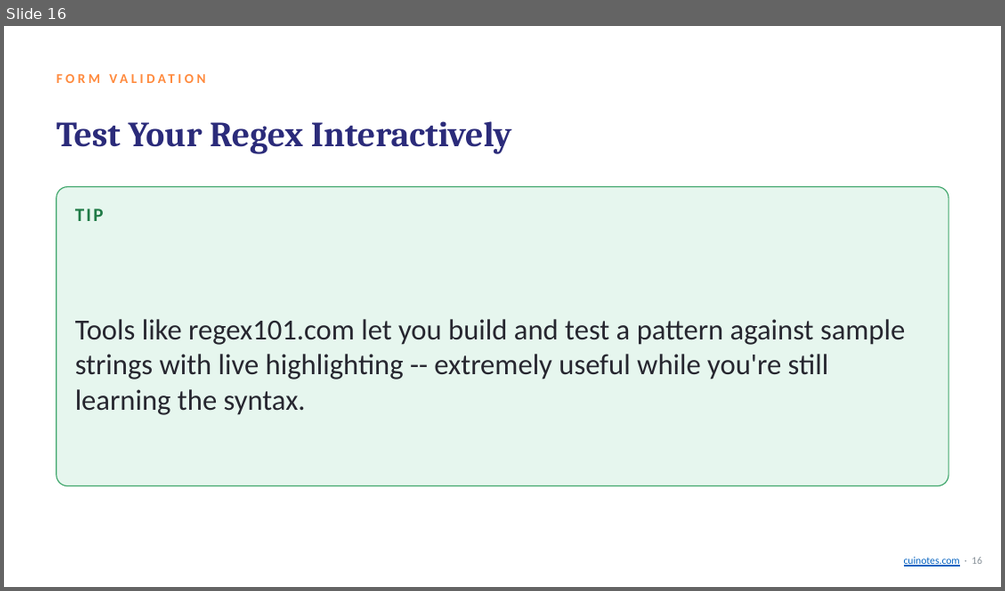
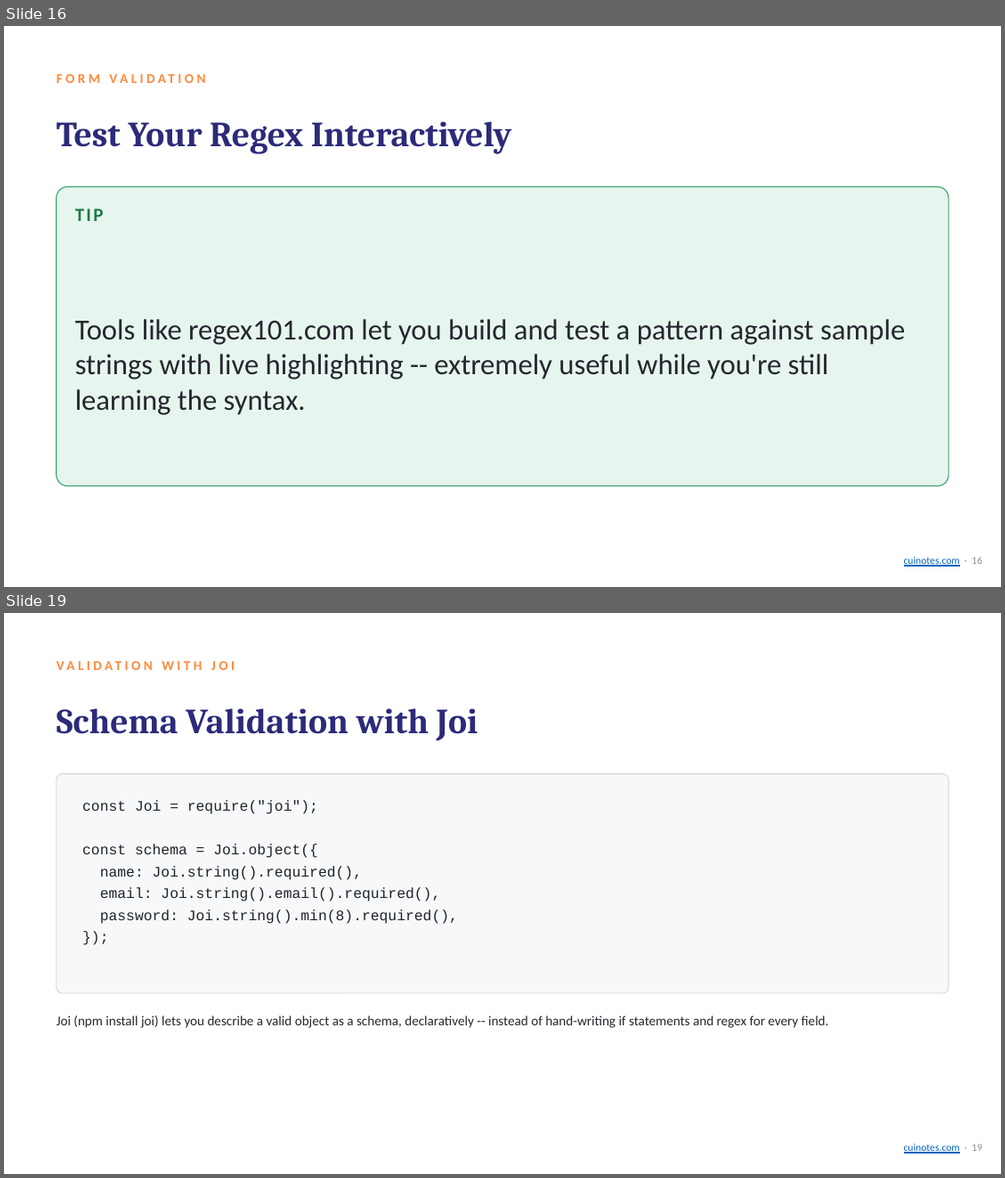
Before and after one commit to mua22/mern-web-book, a slide deck: slides/CSC336-Lecture-14-Regular-Expressions-and-JSON.pptx. Shown one above the other, each under a label of ours: slide 16 before the commit, slides 16 and 19 after it; the slides between them are not shown. The pictures are 1005x591 and 1005x1178 pixels, drawn with LibreOffice and Linux fonts; fonts in the diff are those of the drawing. Boxes give left, top, right and bottom in pixels: in the first picture for what was removed or moved away, otherwise in the second. Text is boxed around its words. In the diff, an @@ line names an element or a change of style, - is before the commit and + after.

```diff
--- a/slides/CSC336-Lecture-14-Regular-Expressions-and-JSON.pptx
+++ b/slides/CSC336-Lecture-14-Regular-Expressions-and-JSON.pptx
@@ slide 19 added at [4, 613, 1001, 1174], background #FFFFFF @@
@@ text added at [57, 650, 879, 681], 13 pt, text #FF8A3D, bold @@
+VALIDATION WITH JOI
@@ text added at [57, 708, 478, 741], 34 pt, text #2B2B7A, bold @@
+Schema Validation with Joi
@@ rounded rectangle added at [57, 774, 948, 993], fill #F7F8F9, outline #D0D5DD 0.75 pt @@
@@ text added at [82, 800, 458, 924], 14 pt, text #1F2429 @@
+const Joi = require("joi");
+const schema = Joi.object({
+name: Joi.string().required(),
+email: Joi.string().email().required(),
+password: Joi.string().min(8).required(),
+});
@@ text added at [57, 1015, 829, 1028], 13 pt, text #26262F @@
+Joi (npm install joi) lets you describe a valid object as a schema, declaratively -- instead of hand-writing if statements and regex for every field.
@@ text added at [904, 1143, 982, 1153], 10 pt, text #0563C1, underline @@
+cuinotes.com · 19
```
Also in this commit, not shown: 9 slides changed, 4 other slides added, 3 other files.
